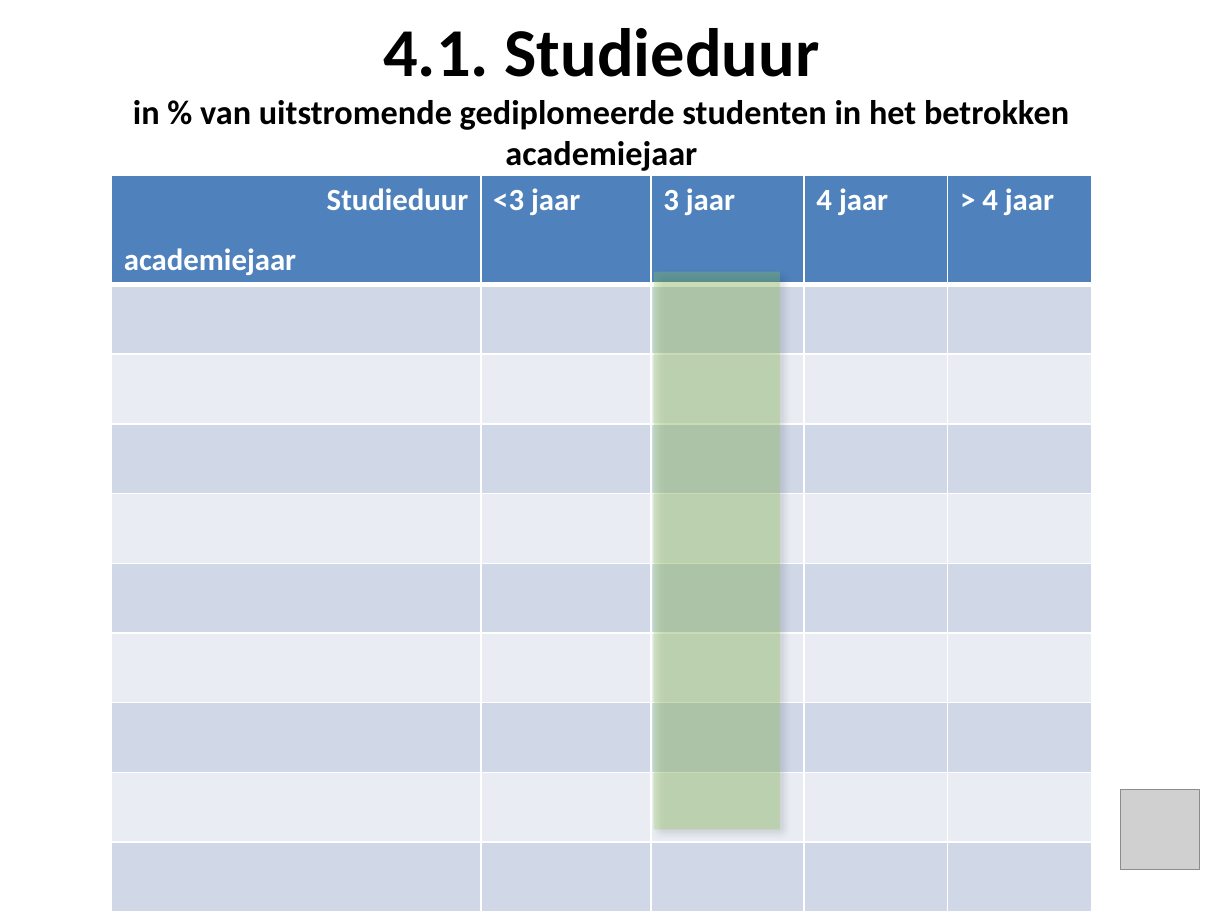
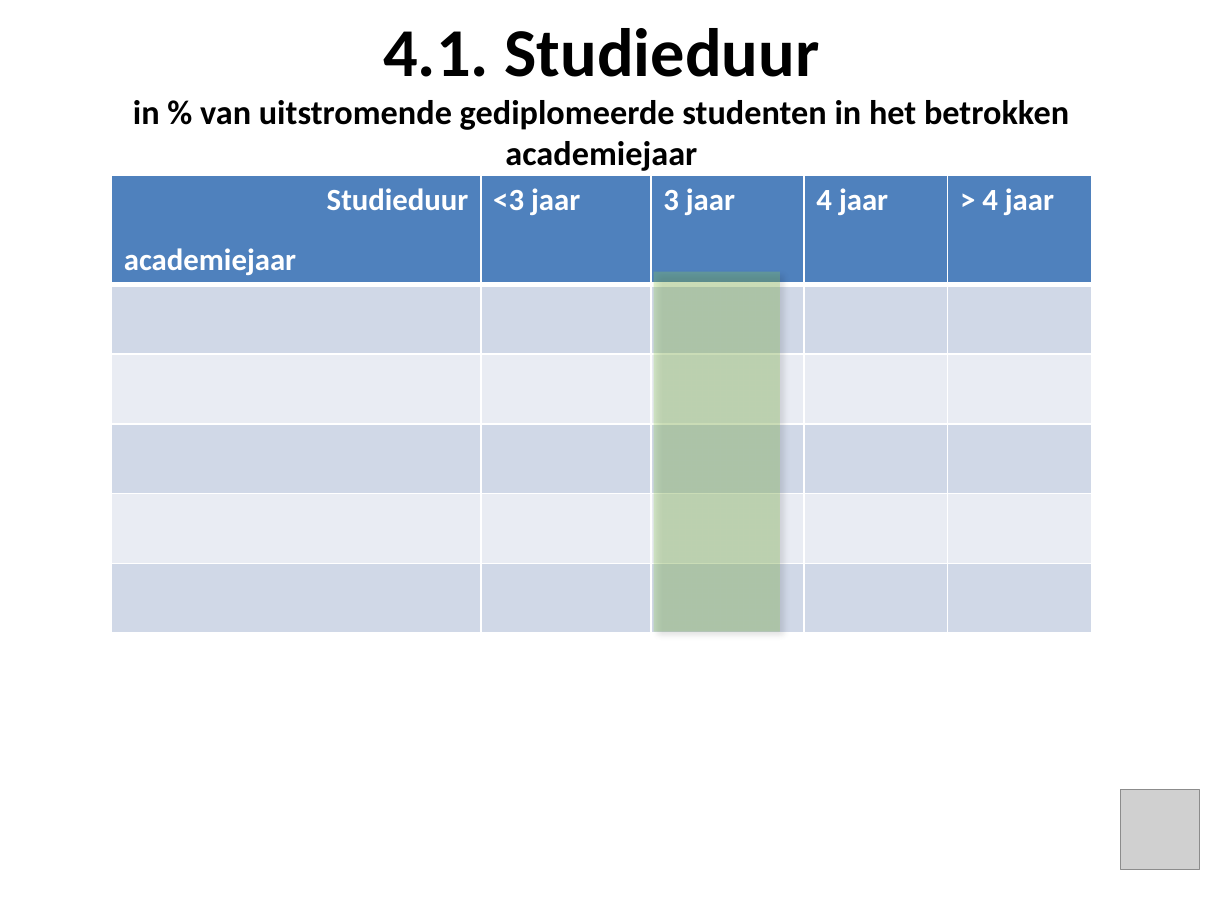
Before and after one commit to JorenSchelkens/GIP, a slide deck: slide 20 of CalculationDomain/ErasmusHogeSchool/EmptyPowerPoint.pptx. Drawn at 1232x924 pixels with LibreOffice and Linux fonts; fonts in the diff are those of the drawing; grey boxes stand for pictures. Boxes give left, top, right and bottom in pixels: in the first picture for what was removed or moved away, otherwise in the second. Text is boxed around its words. In the diff, an @@ line names an element or a change of style, - is before the commit and + after.

```diff
--- a/CalculationDomain/ErasmusHogeSchool/EmptyPowerPoint.pptx
+++ b/CalculationDomain/ErasmusHogeSchool/EmptyPowerPoint.pptx
@@ table at bbox=[112, 175, 1093, 631] @@
-row 7:  |  |  |  | 
-row 8:  |  |  |  | 
-row 9:  |  |  |  | 
-row 10:  |  |  |  | 
@@ rectangle: place and size @@
-rectangle at bbox=[654, 271, 780, 829]
+rectangle at bbox=[654, 271, 780, 631]
```
Also in this commit, not shown: 11 other slides changed, 21 other files.
